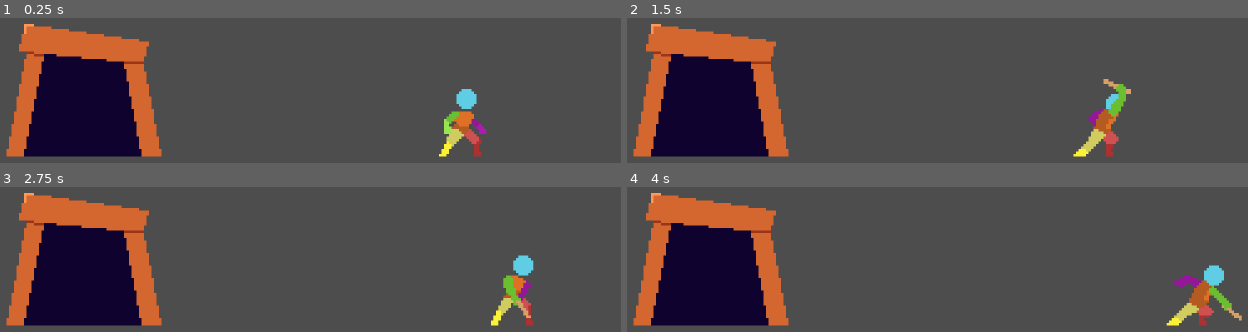
Above: before the commit, frames 1-4 (two rows, left to right).
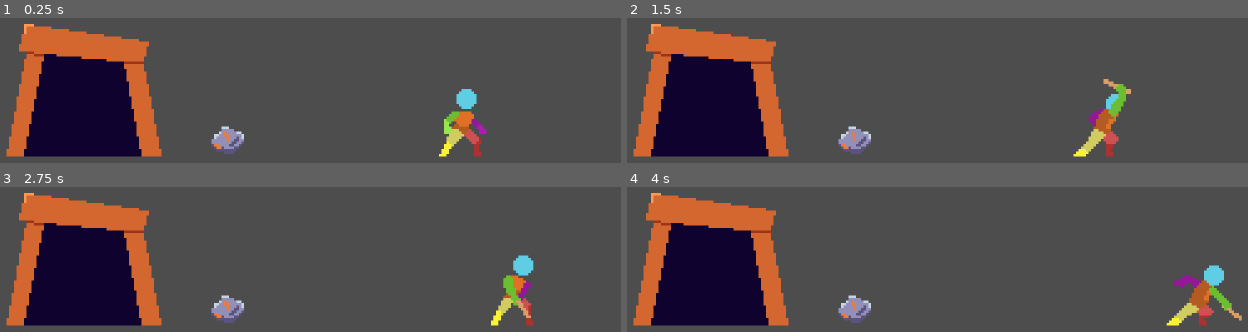
Above: after the commit, the same moments.

Repository: FrozenWellGames/godot_wild_jam_79
Game: Godot game, scene res://Game/HomeScene/home.tscn
Two runs of this game, one before a commit and one after it. Both use one fixed random seed, a clock stepped at 60 frames per second and the inputs below. This scene is started directly instead of the project's main scene.
Inputs:
- Up to frame 1 (0.25 s): no input
- Up to frame 2 (1.5 s): hold Ctrl (action) 0.53-1.28 s; hold D (move_right) from 0.53 s (still down); tap Space (jump) at 0.77 s; tap Ctrl (action) at 1.35 s
- Up to frame 3 (2.75 s): tap Space (jump) at 1.52 s; release D (move_right) at 2.03 s; hold A (move_left) from 2.03 s (still down); hold Ctrl (action) from 2.03 s (still down)
- Up to frame 4 (4 s): release A (move_left) at 2.78 s; release Ctrl (action) at 2.78 s; hold D (move_right) from 2.78 s (still down); tap Ctrl (action) at 2.85 s; tap Space (jump) at 3.02, 3.77 s; hold Ctrl (action) from 3.53 s (still down)

The runs differ from the first frame. In frame 1, 0.7% of the frame differs, in the area x 33-40%, y 74-94%; in frame 2, 0.7%; in frame 3, 0.7%; in frame 4, 0.7%.

Commit message:
pick up item and add to inventory

Diff:
--- a/Game/HomeScene/home.tscn
+++ b/Game/HomeScene/home.tscn
@@ -1,8 +1,10 @@
-[gd_scene load_steps=4 format=3 uid="uid://dor380hd3sm5f"]
+[gd_scene load_steps=6 format=3 uid="uid://dor380hd3sm5f"]
 
 [ext_resource type="PackedScene" uid="uid://vibtxikddh72" path="res://Game/MiningScene/LevelStructure/solid.tscn" id="1_etedl"]
 [ext_resource type="PackedScene" uid="uid://cbyc7negjiqed" path="res://Player/player.tscn" id="2_sobo7"]
 [ext_resource type="PackedScene" uid="uid://brchx6ivwiru4" path="res://Game/HomeScene/MineEntrance/mine_entrance.tscn" id="3_sobo7"]
+[ext_resource type="PackedScene" uid="uid://dkllacsyjfh2b" path="res://Game/MiningScene/InventoryItem/inventory_item.tscn" id="4_rrkci"]
+[ext_resource type="Texture2D" uid="uid://b3yyl6yfh4ybv" path="res://Game/MiningScene/Mineable/Assets/collectable_rock.png" id="5_a0e3j"]
 
 [node name="Home" type="Node2D"]
 
@@ -15,3 +17,10 @@
 
 [node name="Player" parent="." instance=ExtResource("2_sobo7")]
 position = Vector2(216, 172)
+
+[node name="InventoryItem" parent="." instance=ExtResource("4_rrkci")]
+position = Vector2(121, 174)
+item_type = "Ingredient"
+item_name = "Stone"
+item_texture = ExtResource("5_a0e3j")
+item_effect = "nothing"
--- a/Game/MiningScene/InventoryItem/inventory_item.gd
+++ b/Game/MiningScene/InventoryItem/inventory_item.gd
@@ -4,18 +4,44 @@
 @export_subgroup("Settings")
 @export  var item_type:String = ""
 @export var item_name: String = ""
-@export  var item_textture: Texture
+@export  var item_texture: Texture
 @export var item_effect: String = ""
 var scene_path: String = "res://Game/MiningScene/InventoryItem/inventory_item.tscn"
 
 @onready var icon_sprite = $Sprite2D
 
+var player_is_overlapping:bool = false
+
 
 func _ready() -> void:
 	if not Engine.is_editor_hint():
-		icon_sprite.texture = item_textture
+		icon_sprite.texture = item_texture
 
 
-func _process(delta: float) -> void:
+func _process(_delta: float) -> void:
 	if Engine.is_editor_hint():
-		icon_sprite.texture = item_textture
+		icon_sprite.texture = item_texture
+	if player_is_overlapping and Input.is_action_just_pressed("ui_inventory_add"):
+		pick_up_item()
+
+func pick_up_item() -> void:
+	var item = {
+		"quantity":1,
+		"type": item_type,
+		"name": item_name,
+		"texture": item_texture,
+		"scene_path": scene_path
+	}
+	if GameManager.player_node:
+		Inventory.add_item(item)
+		queue_free()
+
+
+func _on_area_2d_body_entered(body: CharacterBody2D) -> void:
+	if body.is_in_group("player"):
+		player_is_overlapping = true
+
+
+func _on_area_2d_body_exited(body: CharacterBody2D) -> void:
+	if body.is_in_group("player"):
+		player_is_overlapping = false
--- a/Game/MiningScene/InventoryItem/inventory_item.tscn
+++ b/Game/MiningScene/InventoryItem/inventory_item.tscn
@@ -1,7 +1,6 @@
-[gd_scene load_steps=4 format=3 uid="uid://dkllacsyjfh2b"]
+[gd_scene load_steps=3 format=3 uid="uid://dkllacsyjfh2b"]
 
 [ext_resource type="Script" uid="uid://ryhdmes6kcb4" path="res://Game/MiningScene/InventoryItem/inventory_item.gd" id="1_oovlj"]
-[ext_resource type="Texture2D" uid="uid://b3yyl6yfh4ybv" path="res://Game/MiningScene/Mineable/Assets/collectable_rock.png" id="2_6fp6x"]
 
 [sub_resource type="RectangleShape2D" id="RectangleShape2D_yjke1"]
 size = Vector2(13, 11)
@@ -11,10 +10,12 @@
 
 [node name="Sprite2D" type="Sprite2D" parent="."]
 position = Vector2(0, -8)
-texture = ExtResource("2_6fp6x")
 
 [node name="Area2D" type="Area2D" parent="."]
 
 [node name="CollisionShape2D" type="CollisionShape2D" parent="Area2D"]
 position = Vector2(0.5, -5.5)
 shape = SubResource("RectangleShape2D_yjke1")
+
+[connection signal="body_entered" from="Area2D" to="." method="_on_area_2d_body_entered"]
+[connection signal="body_exited" from="Area2D" to="." method="_on_area_2d_body_exited"]
--- a/Singletons/inventory.gd
+++ b/Singletons/inventory.gd
@@ -6,8 +6,17 @@
 func _ready() -> void:
 	inventory.resize(10)
 
-func add_item() -> void:
-	SignalManager.emit_signal("inventory_updated")
+func add_item(item) -> bool:
+	for i in range(inventory.size()):
+		if inventory[i] != null and inventory[i]["type"] == item["type"] and inventory[i]["name"] == item["name"]:
+			inventory[i]["quantity"] += item["quantity"]
+			SignalManager.emit_signal("inventory_updated")
+			return true
+		elif inventory[i] == null:
+			inventory[i] = item
+			SignalManager.emit_signal("inventory_updated")
+			return true
+	return false
 
 func remove_item() -> void:
 	SignalManager.emit_signal("inventory_updated")
